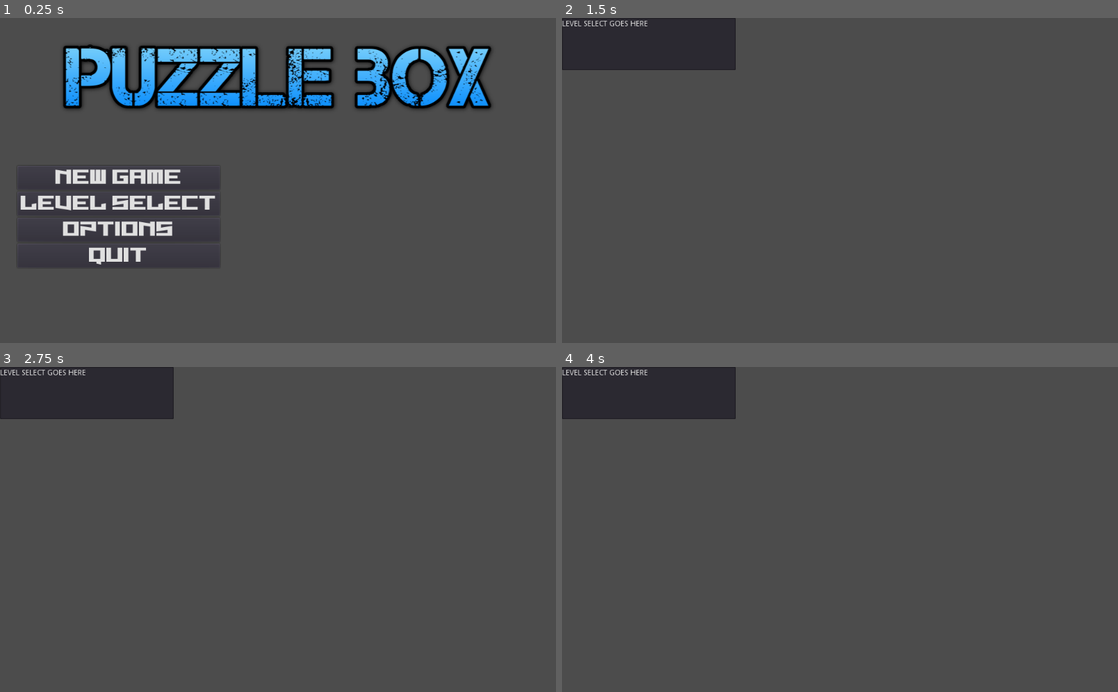
Above: before the commit, frames 1-4 (two rows, left to right).
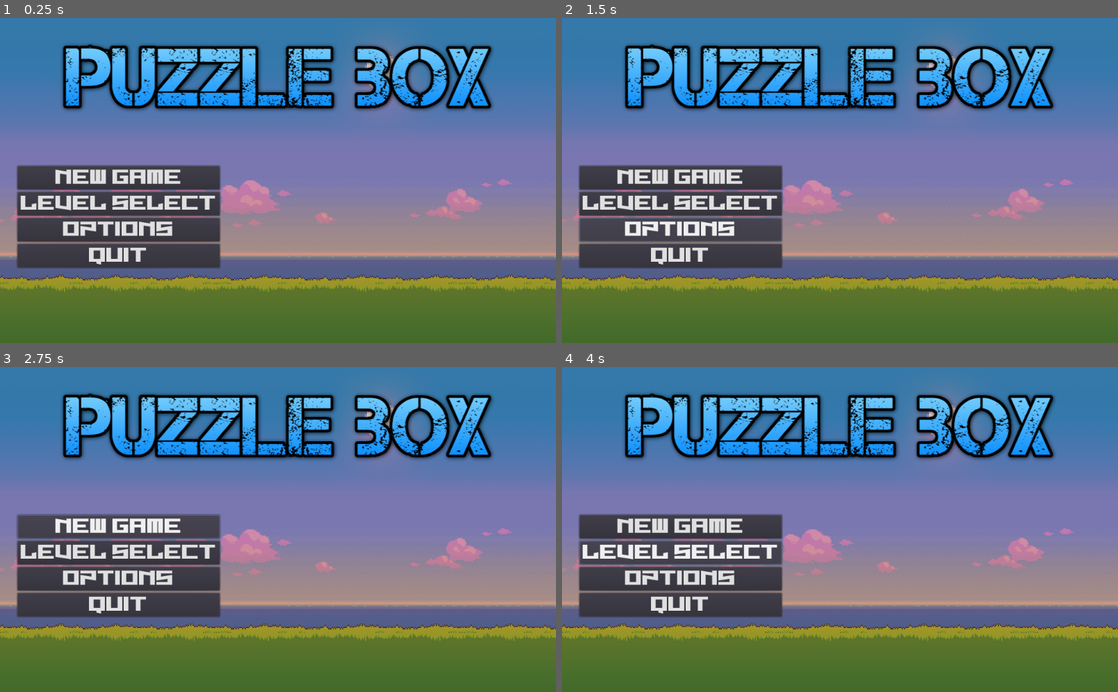
Above: after the commit, the same moments.

Repository: Stigus96/Game-for-kids
Game: Godot game, scene res://TitleScreen.tscn
The game is run twice, just before and just after one commit, with the same random seed, the same clock (stepped at 60 frames per second) and the same inputs.
Inputs (mouse positions are in pixels of both pictures, inside the frame that each line leads up to):
- Up to frame 1 (0.25 s): no input
- Up to frame 2 (1.5 s): click "Level select" at 0.5 s; click (678, 229) at 1.25 s, where only the run after the commit has a clickable "Options"
- Up to frame 3 (2.75 s): click (116, 526) at 2 s, where only the run after the commit has a clickable "NEW GAME"
- Up to frame 4 (4 s): click (678, 526) at 2.75 s, where only the run after the commit has a clickable "NEW GAME"; click (678, 552) at 3.5 s, where only the run after the commit has a clickable "Level select"

The runs differ from the first frame. In frame 1, 79% of the frame differs, in the area x 0-100%, y 0-100%; in frame 2, 92%; in frame 3, 92%; in frame 4, 92%.

Commit message:
Added Background to menu

Diff:
--- a/box puzzle/src/Game menu/ExampleW1.tscn
+++ /dev/null
@@ -1,8 +0,0 @@
-[gd_scene format=2]
-
-[node name="Node" type="Node"]
-
-[node name="TextEdit" type="TextEdit" parent="."]
-anchor_right = 1.0
-anchor_bottom = 1.0
-text = "WORLD 1"
--- a/box puzzle/src/Game menu/TitleScreen.gd
+++ b/box puzzle/src/Game menu/TitleScreen.gd
@@ -1,15 +1,17 @@
-#Startmenyú.gd
+#Startmenu.gd
 extends Control
-
-
 
 func _on_newGame_pressed():
 	$Menu/CenterRow/CenterContainer/Buttons/newGame.grab_focus()
-	get_tree().change_scene("res://ExampleW1.tscn")
+	get_tree().change_scene("res://.tscn")
 	pass # Replace with function body.
 
 func _on_LevelSelect_pressed():
-	get_tree().change_scene("res://LevelSelect.tscn")
+	get_tree().change_scene("res://.tscn")
+	pass # Replace with function body.
+
+func _on_Options_pressed():
+	get_tree().change_scene("res://.tscn")
 	pass # Replace with function body.
 
 func _on_Quit_pressed():
--- a/box puzzle/src/Game menu/TitleScreen.tscn
+++ b/box puzzle/src/Game menu/TitleScreen.tscn
@@ -1,8 +1,9 @@
-[gd_scene load_steps=8 format=2]
+[gd_scene load_steps=9 format=2]
 
 [ext_resource path="res://TitleScreen.gd" type="Script" id=1]
 [ext_resource path="res://Bilder/PUZZLE BOX LOGO.png" type="Texture" id=2]
 [ext_resource path="res://Fonts/Hysterix-8Wg2.ttf" type="DynamicFontData" id=3]
+[ext_resource path="res://Bilder/Bakgrunn.png" type="Texture" id=4]
 
 [sub_resource type="DynamicFont" id=1]
 size = 35
@@ -86,6 +87,14 @@
 margin_bottom = 188.0
 custom_fonts/font = SubResource( 4 )
 text = "Quit"
+
+[node name="CanvasLayer" type="CanvasLayer" parent="."]
+layer = -1
+
+[node name="Bakgrunn" type="Sprite" parent="CanvasLayer"]
+position = Vector2( 512, 300 )
+scale = Vector2( 0.533333, 0.555556 )
+texture = ExtResource( 4 )
 [connection signal="pressed" from="Menu/CenterRow/CenterContainer/Buttons/newGame" to="." method="_on_newGame_pressed"]
 [connection signal="pressed" from="Menu/CenterRow/CenterContainer/Buttons/LevelSelect" to="." method="_on_LevelSelect_pressed"]
 [connection signal="pressed" from="Menu/CenterRow/CenterContainer/Buttons/Options" to="." method="_on_Options_pressed"]
Binary file added: box puzzle/src/Game menu/Bilder/Bakgrunn.png
Not shown, added: box puzzle/src/Game menu/Bilder/Bakgrunn.png.import
